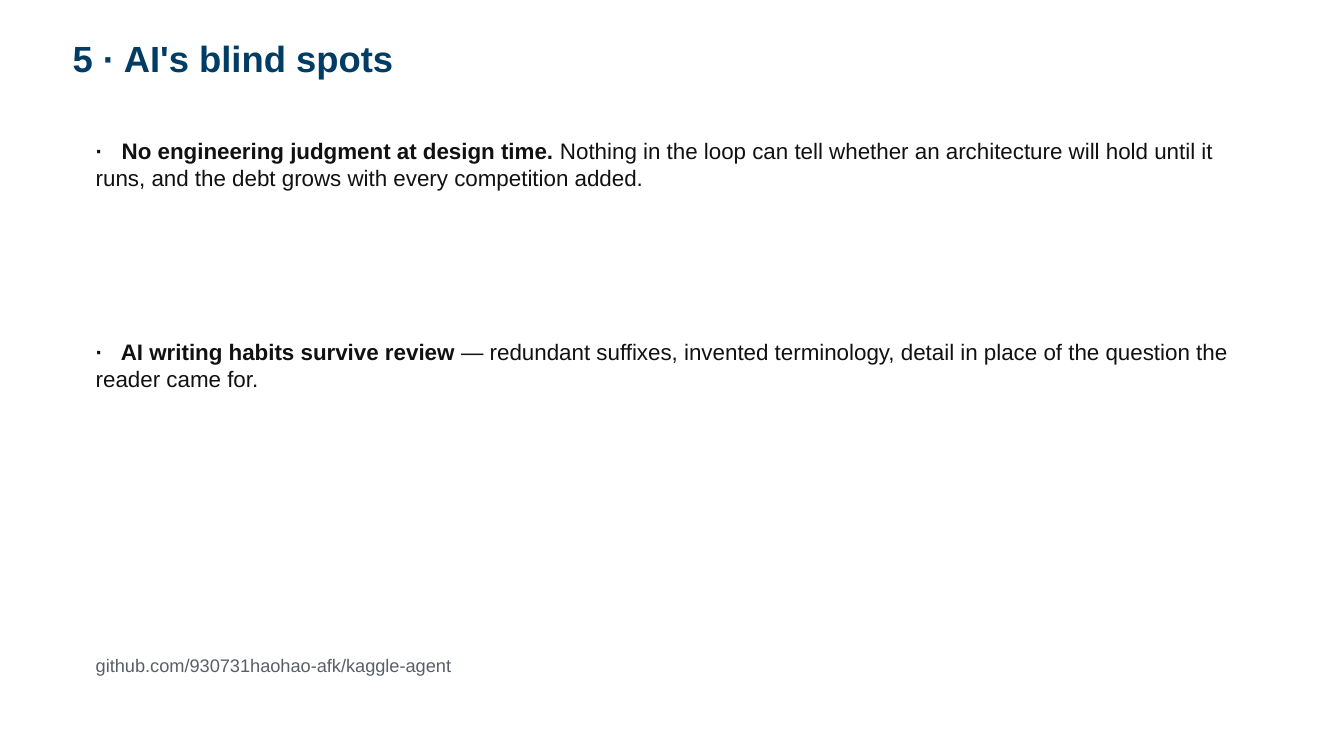
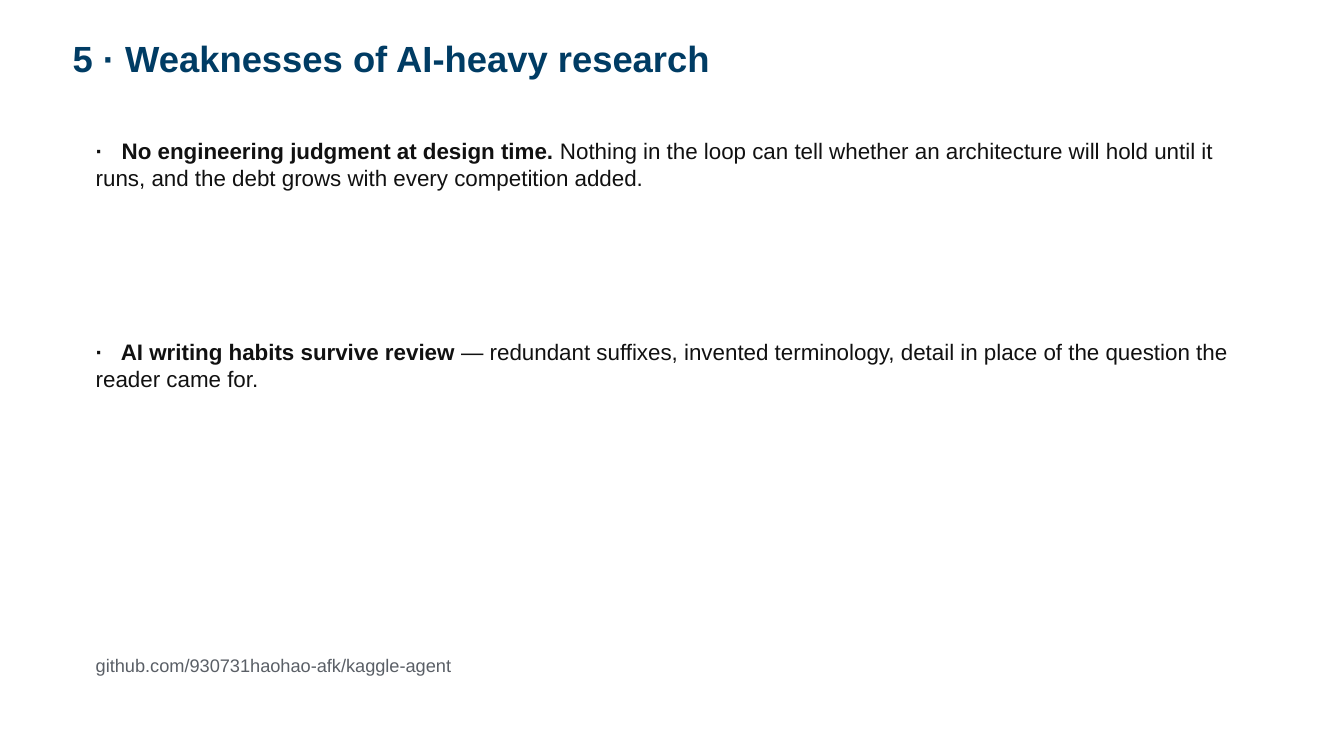
Before and after one commit to 930731haohao-afk/kaggle-agent, a slide deck: slide 6 of docs/presentation/slides_4min.pptx. Drawn at 1344x756 pixels with LibreOffice and Linux fonts; fonts in the diff are those of the drawing. Boxes give left, top, right and bottom in pixels: in the first picture for what was removed or moved away, otherwise in the second. Text is boxed around its words. In the diff, an @@ line names an element or a change of style, - is before the commit and + after.

```diff
--- a/docs/presentation/slides_4min.pptx
+++ b/docs/presentation/slides_4min.pptx
@@ text at [73, 45, 710, 80]: text changed @@
-5 · AI's blind spots
+5 · Weaknesses of AI-heavy research
```
Also in this commit, not shown: 4 other files.
